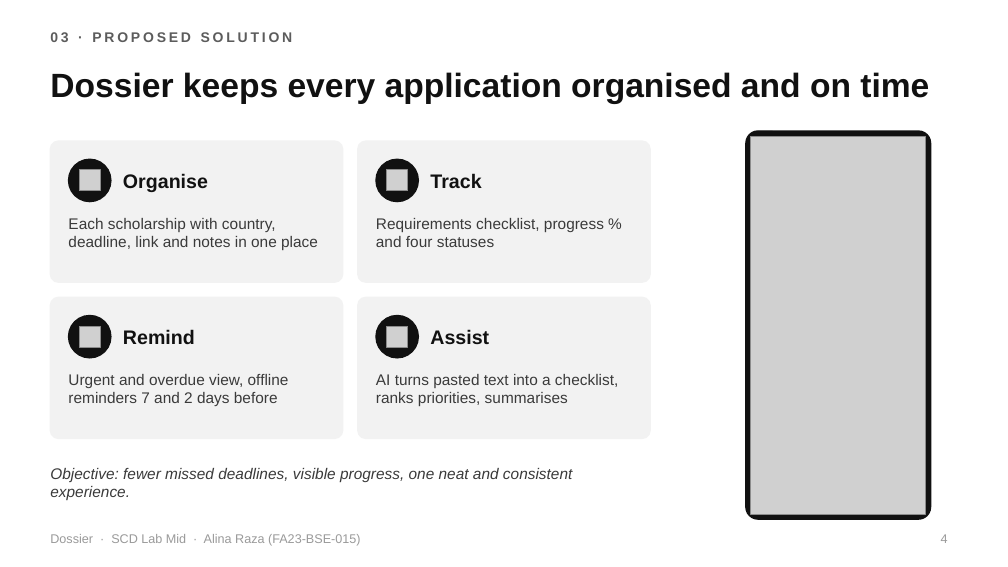
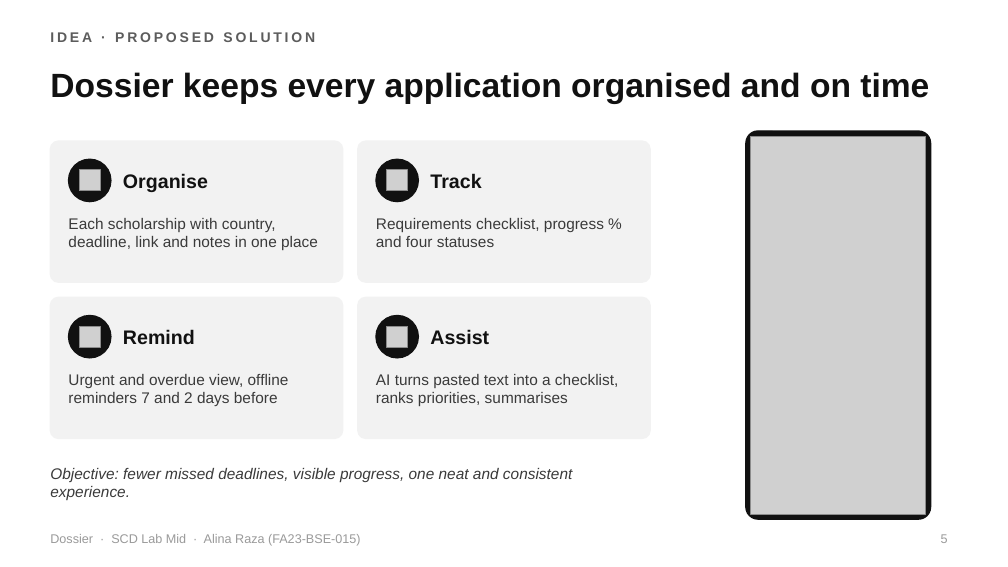
Before and after one commit to alinaraza2017/dossier, a slide deck: slide 5 of presentation_prep/02_Dossier_SCD_Lab_Mid.pptx (slide 4 before the commit). Drawn at 1008x567 pixels with LibreOffice and Linux fonts; fonts in the diff are those of the drawing; grey boxes stand for pictures. Boxes give left, top, right and bottom in pixels: in the first picture for what was removed or moved away, otherwise in the second. Text is boxed around its words. In the diff, an @@ line names an element or a change of style, - is before the commit and + after.

```diff
--- a/presentation_prep/02_Dossier_SCD_Lab_Mid.pptx
+++ b/presentation_prep/02_Dossier_SCD_Lab_Mid.pptx
@@ text at [50, 32, 315, 42]: text changed @@
-03 · PROPOSED SOLUTION
+IDEA · PROPOSED SOLUTION
@@ page number at [941, 534, 948, 543]: text changed @@
-4
+5
```
Also in this commit, not shown: 23 other slides changed, 7 slides added, 6 other files.
